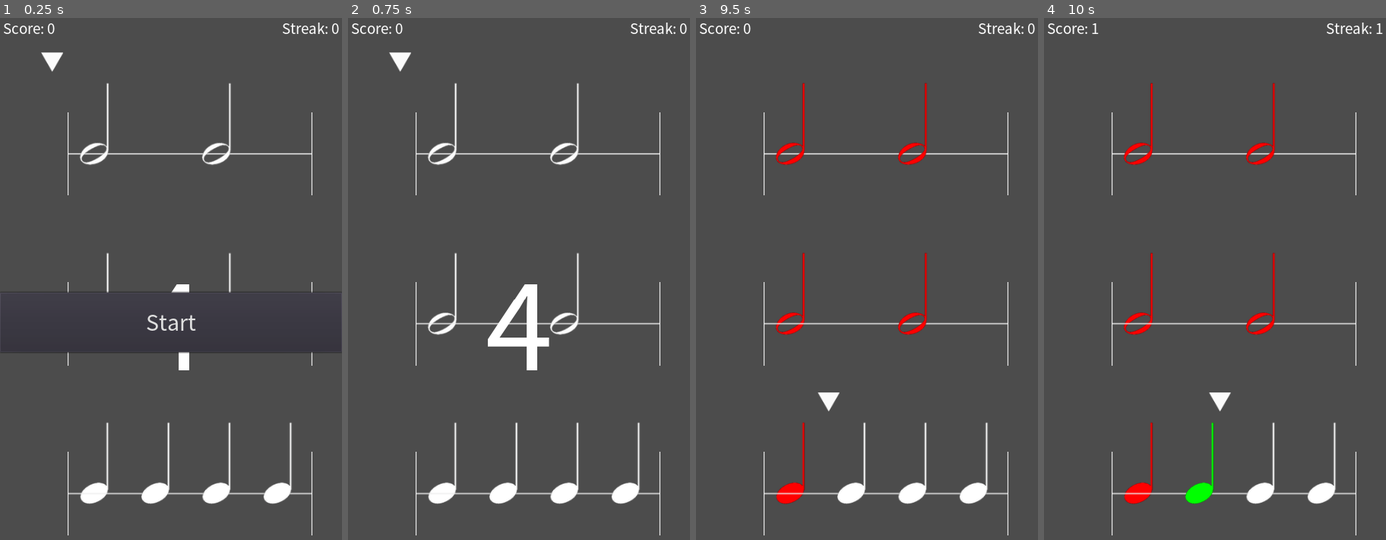
Above: before the commit, frames 1-4 (left to right).
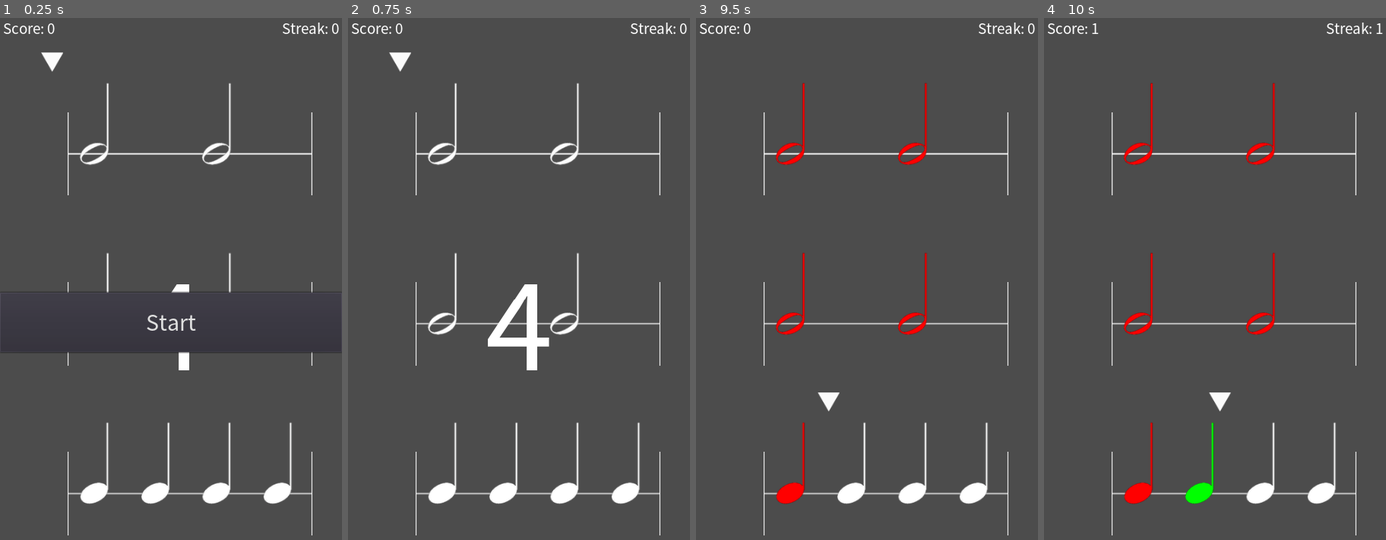
Above: after the commit, the same moments.

Repository: HaMM4R/RhythmTrainGodot
Game: Godot game, scene res://scenes/PlayScene/PlayScene.tscn
Two runs of this game, one before a commit and one after it. Both use one fixed random seed, a clock stepped at 60 frames per second and the inputs below.
Inputs (mouse positions are in pixels of both pictures, inside the frame that each line leads up to):
- Up to frame 1 (0.25 s): no input
- Up to frame 2 (0.75 s): click "Start" at 0.5 s
- Up to frame 3 (9.5 s): tap Enter at 1.25, 5 s; move the mouse to (942, 289) at 1.27 s; press the mouse at (942, 289) at 1.28 s; move the mouse to (798, 352) at 2.02 s; release the mouse at (798, 352) at 2.03 s; click (798, 352) at 2.1 s; move the mouse to (901, 190) at 2.77 s; press the mouse at (901, 190) at 2.78 s; move the mouse to (849, 446) at 3.52 s; release the mouse at (849, 446) at 3.53 s; click (849, 446) at 3.6 s; tap Space at 4.25, 5.75 s; move the mouse to (969, 414) at 4.27 s; press the mouse at (969, 414) at 4.28 s; move the mouse to (764, 232) at 5.02 s; release the mouse at (764, 232) at 5.03 s; click (764, 232) at 5.1 s; move the mouse to (884, 320) at 5.77 s; press the mouse at (884, 320) at 5.78 s; move the mouse to (815, 169) at 6.52 s; release the mouse at (815, 169) at 6.53 s; click (815, 169) at 6.6 s; move the mouse to (942, 289) at 7.27 s; press the mouse at (942, 289) at 7.28 s; move the mouse to (798, 352) at 8.02 s; release the mouse at (798, 352) at 8.03 s; click (798, 352) at 8.1 s; move the mouse to (901, 190) at 8.77 s; press the mouse at (901, 190) at 8.78 s
- Up to frame 4 (10 s): move the mouse to (1197, 446) at 9.52 s; release the mouse at (1197, 446) at 9.53 s; click (1197, 446) at 9.6 s

The runs differ from the first frame. In frame 1, 0.2% of the frame differs, in the area x 20-92%, y 25-27%; in frame 2, 0.2%; in frame 3, 0.2%, in the area x 20-92%, y 25-92%; in frame 4, 0.2%.

Commit message:
Added replacing screen with new notes
- Now new notes will be added to the screen every time it reaches
  the end
- Adding bars has been moved to it's own funciton

Diff:
--- a/scenes/PlayScene/PlayScene.gd
+++ b/scenes/PlayScene/PlayScene.gd
@@ -28,6 +28,8 @@
 
 var score = 0
 var streak = 0
+
+var music_json
 
 # Called when the node enters the scene tree for the first time.
 func _ready():
@@ -38,11 +40,28 @@
 	file.close()
 
 	# Parse Json
-	var music_json = JSON.parse(text).result
-
+	music_json = JSON.parse(text).result
+
+	place_bars()
 	place_notes(music_json)
 
+
+func remove_notes():
+	for note in note_nodes:
+		note.queue_free()
+
+	note_nodes.clear()
 # Function to place 2 bars with notes on the scene
+
+func place_bars():
+	var posx = 100
+	var posy = 200
+	for n in range(3):
+		var bar_node = Bar.instance()
+		add_child(bar_node)
+		bar_node.position = Vector2(posx,posy)
+		posy+= 250
+
 func place_notes(bars):
 	# Initial positions for bars/notes
 	# TODO make placement nicer + make some more variables for it
@@ -100,6 +119,7 @@
 
 
 			var note_node = Note.instance()
+			note_nodes.append(note_node)
 			add_child(note_node)
 			note_node.init(note_type)
 
@@ -112,9 +132,9 @@
 				posx = 100
 
 				# Create bar instance
-				var bar_node = Bar.instance()
-				add_child(bar_node)
-				bar_node.position = Vector2(posx,posy)
+				#var bar_node = Bar.instance()
+				#add_child(bar_node)
+				#bar_node.position = Vector2(posx,posy)
 				#currentNote = 0
 				totalTime = 0
 
@@ -168,6 +188,8 @@
 			if barCount == 3:
 				$Pointer.position = Vector2(100, 80)
 				barCount = 1
+				remove_notes()
+				place_notes(music_json)
 			else:
 				$Pointer.position = Vector2(100, (curPos.y+250))
 				barCount += 1
